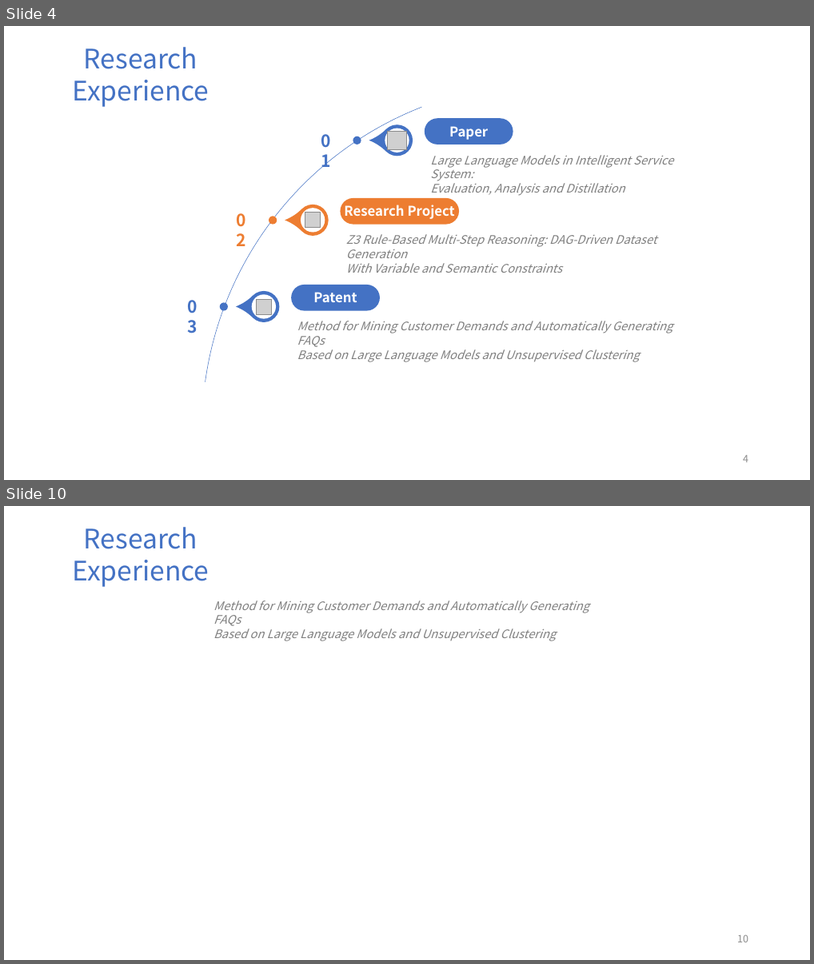
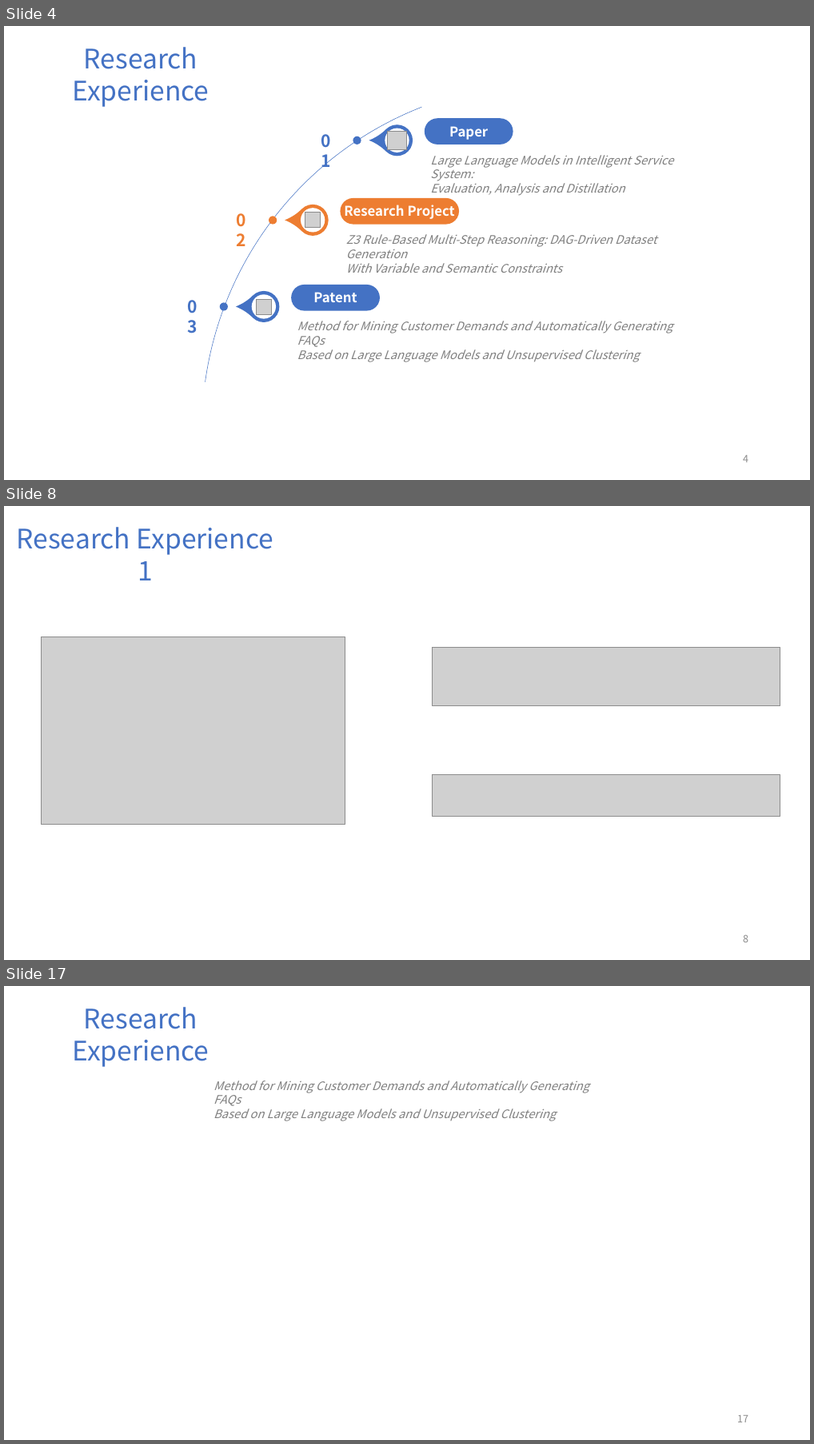
Before and after one commit to FriderickYu/Z3_Ex, a slide deck: Presentation.pptx. Shown one above the other, each under a label of ours: slides 4 and 10 before the commit, slides 4, 8 and 17 after it; the slides between them are not shown. The pictures are 814x964 and 814x1444 pixels, drawn with LibreOffice and Linux fonts; fonts in the diff are those of the drawing; grey boxes stand for pictures. Boxes give left, top, right and bottom in pixels: in the first picture for what was removed or moved away, otherwise in the second. Text is boxed around its words. In the diff, an @@ line names an element or a change of style, - is before the commit and + after.

```diff
--- a/Presentation.pptx
+++ b/Presentation.pptx
@@ slide 8 added at (4, 506, 810, 960), background #FFFFFF @@
@@ text added at (17, 527, 274, 580), 32 pt, text #4472C4 @@
+Research Experience 1
@@ picture added at (42, 636, 345, 824) @@
@@ picture added at (432, 648, 780, 706) @@
@@ picture added at (432, 775, 780, 816) @@
@@ page number added at (743, 935, 749, 942), 12 pt, text #8C8C8C @@
+8
@@ what was slide 10 is now slide 17 @@
@@ page number at (738, 1415, 749, 1422): text changed @@
-10
+17
```
Also in this commit, not shown: 8 slides changed, 7 other slides added, 4 slides removed, 1 other file.
